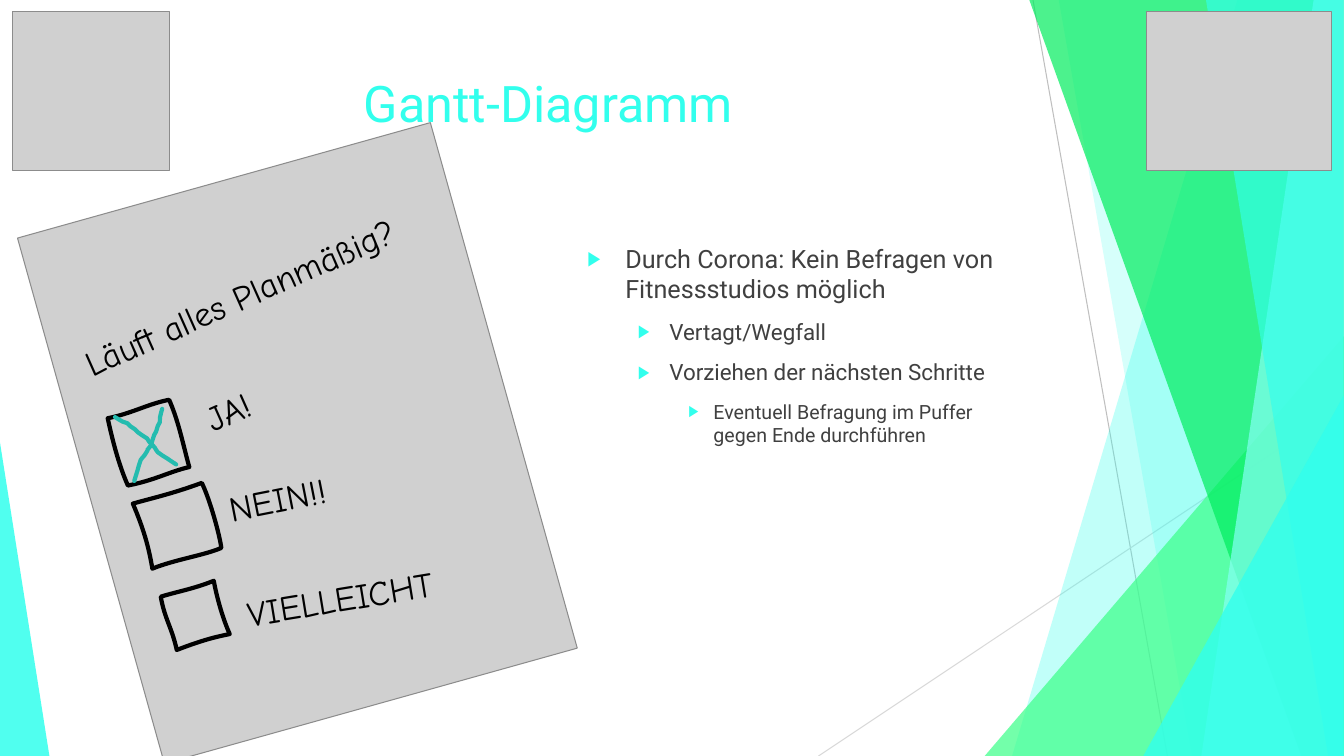
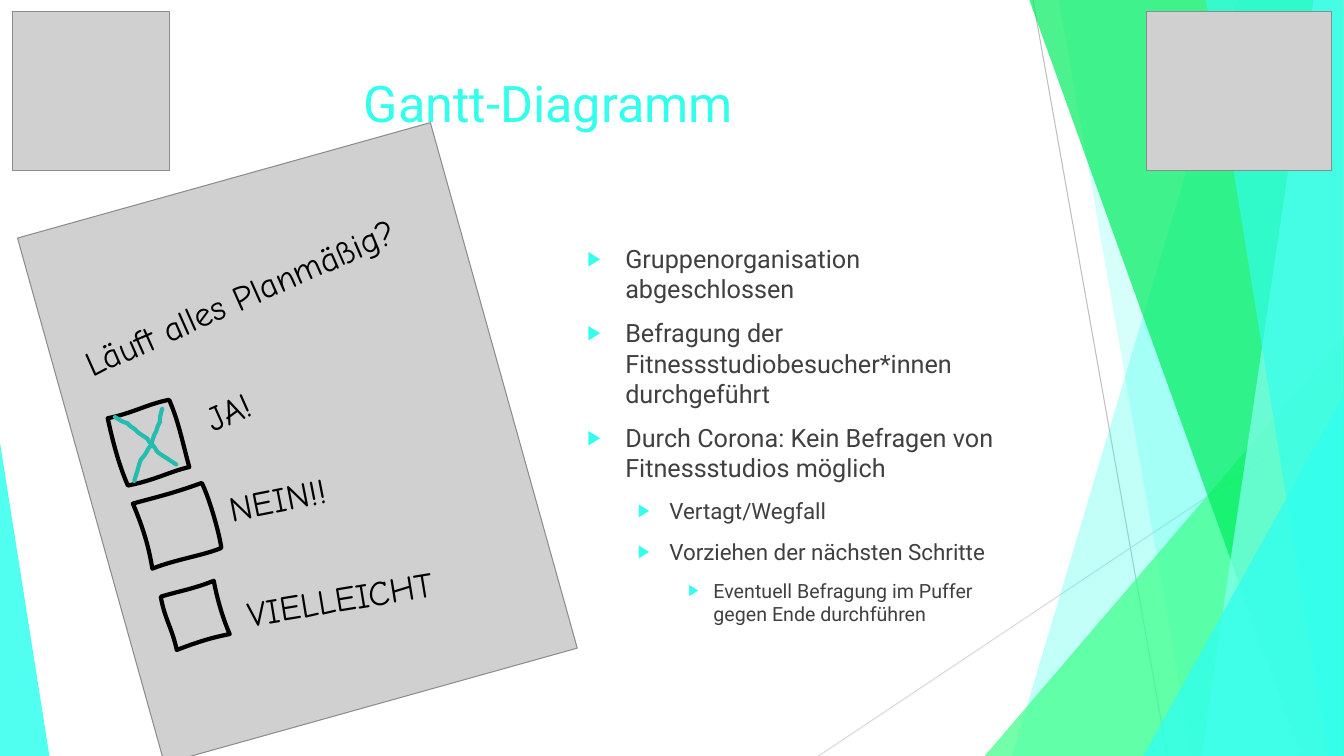
Before and after one commit to jGrochla/PocketCoach, a slide deck: slide 6 of PocketCoachExcel-PDF/PowerPoints/PocketCoach_UpdatePP.pptx. Drawn at 1344x756 pixels with LibreOffice and Linux fonts; fonts in the diff are those of the drawing; grey boxes stand for pictures. Boxes give left, top, right and bottom in pixels: in the first picture for what was removed or moved away, otherwise in the second. Text is boxed around its words. In the diff, an @@ line names an element or a change of style, - is before the commit and + after.

```diff
--- a/PocketCoachExcel-PDF/PowerPoints/PocketCoach_UpdatePP.pptx
+++ b/PocketCoachExcel-PDF/PowerPoints/PocketCoach_UpdatePP.pptx
@@ text at [625, 250, 952, 409]: paragraphs added @@
+▶ Gruppenorganisation abgeschlossen
+▶ Befragung der Fitnessstudiobesucher*innen durchgeführt
```
Also in this commit, not shown: 1 other slide changed, 1 other file.
